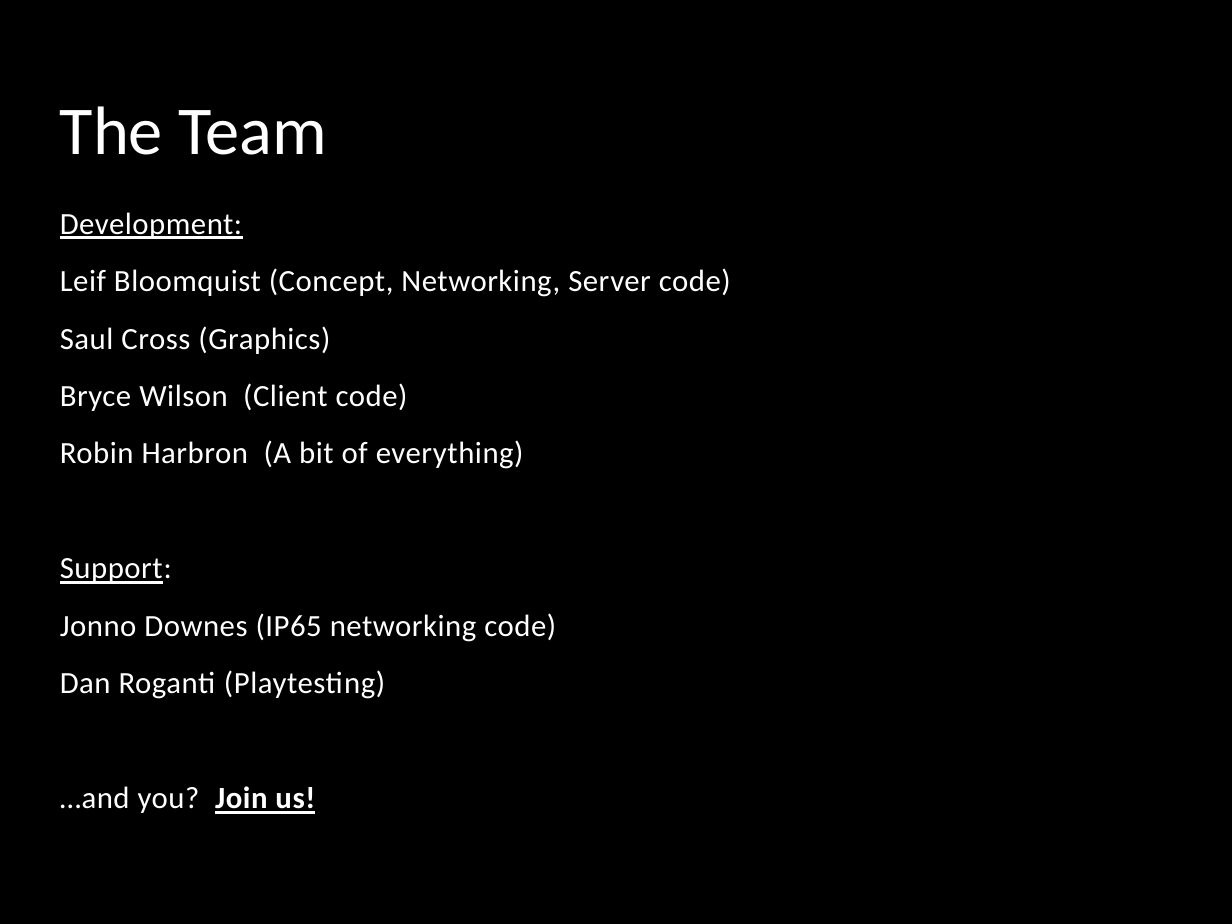
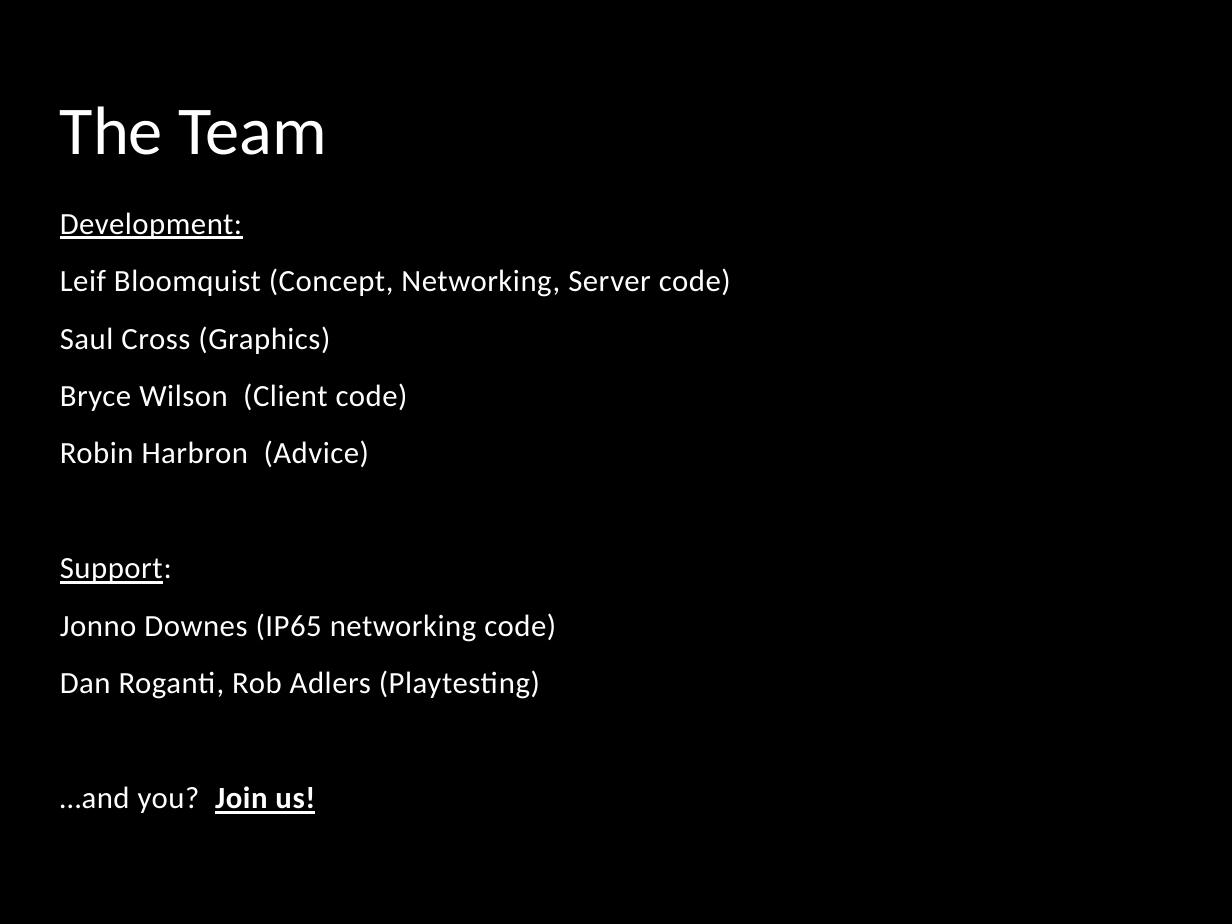
Before and after one commit to LeifBloomquist/Vortex, a slide deck: slide 11 of Docs/Vortex ECCC 2013.pptx. Drawn at 1232x924 pixels with LibreOffice and Linux fonts; fonts in the diff are those of the drawing; background and template pictures are left out. Boxes give left, top, right and bottom in pixels: in the first picture for what was removed or moved away, otherwise in the second. Text is boxed around its words. In the diff, an @@ line names an element or a change of style, - is before the commit and + after.

```diff
--- a/Docs/Vortex ECCC 2013.pptx
+++ b/Docs/Vortex ECCC 2013.pptx
@@ text at (60, 440, 370, 467): text changed @@
-Robin Harbron (A bit of everything)
+Robin Harbron (Advice)
@@ text at (60, 670, 540, 699): text changed @@
-Dan Roganti (Playtesting)
+Dan Roganti, Rob Adlers (Playtesting)
```
Also in this commit, not shown: 4 other slides changed, 1 slide added, 2 slides removed.
